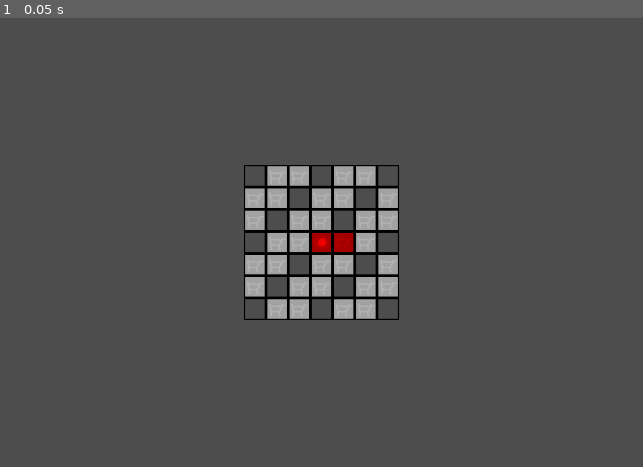
Above: before the commit, frame 1.
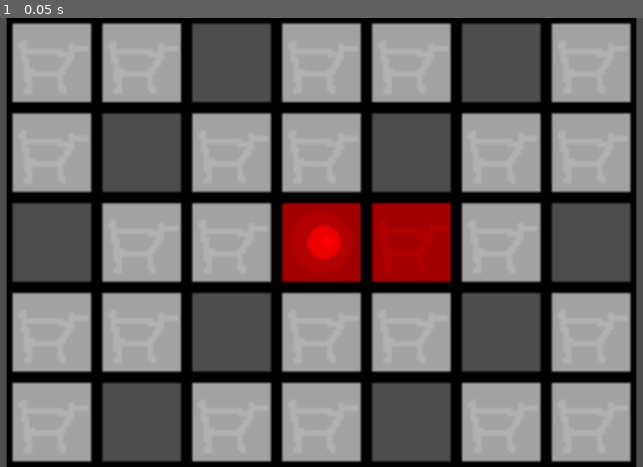
Above: after the commit, the same moment.

Repository: DATADEER/mobsters
Game: Godot game, scene res://TileTest.tscn
Two runs of this game, one before a commit and one after it. Both use one fixed random seed, a clock stepped at 60 frames per second and the inputs below.
Inputs:
- Up to frame 1 (0.05 s): no input

The runs differ from the first frame. In frame 1, 74% of the frame differs, in the area x 0-100%, y 0-100%.

Commit message:
add camera controller

Diff:
--- /dev/null
+++ b/CameraController.gd
@@ -0,0 +1,84 @@
+extends Camera2D
+
+const TILE_SIZE = 32
+const EDGE_SCROLL_MARGIN = 50  # Pixels from edge to start scrolling
+const SCROLL_SPEED = 600  # Pixels per second
+const ZOOM_SPEED = 0.1
+const DEFAULT_TILES_VISIBLE = 25  # Tiles visible by default (5x5)
+const MIN_TILES_VISIBLE = 9   # Most zoomed in (3x3)
+const MAX_TILES_VISIBLE = 100 # Most zoomed out (10x10)
+
+var min_zoom: float
+var max_zoom: float
+var default_zoom: float
+
+func _ready():
+	calculate_zoom_levels()
+	zoom = Vector2(default_zoom, default_zoom)
+	enabled = true
+
+func calculate_zoom_levels():
+	var viewport_size = get_viewport().get_visible_rect().size
+	var smaller_dimension = min(viewport_size.x, viewport_size.y)
+
+	# Calculate zoom to show desired number of tiles
+	# For a square grid of N tiles, we show sqrt(N) tiles per side
+	default_zoom = smaller_dimension / (sqrt(DEFAULT_TILES_VISIBLE) * TILE_SIZE)
+	min_zoom = smaller_dimension / (sqrt(MAX_TILES_VISIBLE) * TILE_SIZE)
+	max_zoom = smaller_dimension / (sqrt(MIN_TILES_VISIBLE) * TILE_SIZE)
+
+func _process(delta):
+	handle_edge_scrolling(delta)
+
+func _input(event):
+	if event is InputEventMouseButton:
+		if event.pressed:
+			if event.button_index == MOUSE_BUTTON_WHEEL_UP:
+				zoom_in()
+			elif event.button_index == MOUSE_BUTTON_WHEEL_DOWN:
+				zoom_out()
+	elif event is InputEventPanGesture:
+		if event.delta.y > 0:
+			zoom_out()
+		elif event.delta.y < 0:
+			zoom_in()
+	elif event is InputEventMagnifyGesture:
+		if event.factor > 1.0:
+			zoom_in()
+		elif event.factor < 1.0:
+			zoom_out()
+	elif event is InputEventKey and event.pressed:
+		if event.keycode == KEY_EQUAL or event.keycode == KEY_PLUS:
+			zoom_in()
+		elif event.keycode == KEY_MINUS:
+			zoom_out()
+
+func zoom_in():
+	var new_zoom = zoom.x + ZOOM_SPEED
+	new_zoom = clamp(new_zoom, min_zoom, max_zoom)
+	zoom = Vector2(new_zoom, new_zoom)
+
+func zoom_out():
+	var new_zoom = zoom.x - ZOOM_SPEED
+	new_zoom = clamp(new_zoom, min_zoom, max_zoom)
+	zoom = Vector2(new_zoom, new_zoom)
+
+func handle_edge_scrolling(delta):
+	var mouse_pos = get_viewport().get_mouse_position()
+	var viewport_size = get_viewport().get_visible_rect().size
+	var scroll_vector = Vector2.ZERO
+
+	# Check edges
+	if mouse_pos.x < EDGE_SCROLL_MARGIN:
+		scroll_vector.x = -1
+	elif mouse_pos.x > viewport_size.x - EDGE_SCROLL_MARGIN:
+		scroll_vector.x = 1
+
+	if mouse_pos.y < EDGE_SCROLL_MARGIN:
+		scroll_vector.y = -1
+	elif mouse_pos.y > viewport_size.y - EDGE_SCROLL_MARGIN:
+		scroll_vector.y = 1
+
+	# Apply scrolling
+	if scroll_vector != Vector2.ZERO:
+		global_position += scroll_vector * SCROLL_SPEED * delta / zoom.x
--- a/TileTest.tscn
+++ b/TileTest.tscn
@@ -1,9 +1,11 @@
-[gd_scene load_steps=2 format=3 uid="uid://bwvlecjnrm4vk"]
+[gd_scene load_steps=3 format=3 uid="uid://bwvlecjnrm4vk"]
 
 [ext_resource type="Script" uid="uid://b3t1jek5l12ee" path="res://TileTest.gd" id="1"]
+[ext_resource type="Script" uid="uid://buyc7mkte0u13" path="res://CameraController.gd" id="2"]
 
 [node name="TileTest" type="Node2D"]
 script = ExtResource("1")
 
 [node name="Camera2D" type="Camera2D" parent="."]
 position = Vector2(112, 112)
+script = ExtResource("2")
--- a/project.godot
+++ b/project.godot
@@ -15,6 +15,21 @@
 config/icon="res://icon.svg"
 run/main_scene="res://TileTest.tscn"
 
+[input]
+
+zoom_in={
+"deadzone": 0.5,
+"events": [Object(InputEventMouseButton,"resource_local_to_scene":false,"resource_name":"","device":-1,"window_id":0,"alt_pressed":false,"shift_pressed":false,"ctrl_pressed":false,"meta_pressed":false,"button_mask":0,"position":Vector2(0, 0),"global_position":Vector2(0, 0),"factor":1.0,"button_index":4,"canceled":false,"pressed":false,"double_click":false,"script":null)
+, Object(InputEventKey,"resource_local_to_scene":false,"resource_name":"","device":-1,"window_id":0,"alt_pressed":false,"shift_pressed":false,"ctrl_pressed":false,"meta_pressed":false,"pressed":false,"keycode":0,"physical_keycode":61,"key_label":0,"unicode":43,"shift_pressed":false,"echo":false,"script":null)
+]
+}
+zoom_out={
+"deadzone": 0.5,
+"events": [Object(InputEventMouseButton,"resource_local_to_scene":false,"resource_name":"","device":-1,"window_id":0,"alt_pressed":false,"shift_pressed":false,"ctrl_pressed":false,"meta_pressed":false,"button_mask":0,"position":Vector2(0, 0),"global_position":Vector2(0, 0),"factor":1.0,"button_index":5,"canceled":false,"pressed":false,"double_click":false,"script":null)
+, Object(InputEventKey,"resource_local_to_scene":false,"resource_name":"","device":-1,"window_id":0,"alt_pressed":false,"shift_pressed":false,"ctrl_pressed":false,"meta_pressed":false,"pressed":false,"keycode":0,"physical_keycode":45,"key_label":0,"unicode":45,"shift_pressed":false,"echo":false,"script":null)
+]
+}
+
 [rendering]
 
 renderer/rendering_method="gl_compatibility"
Not shown, added: CameraController.gd.uid
